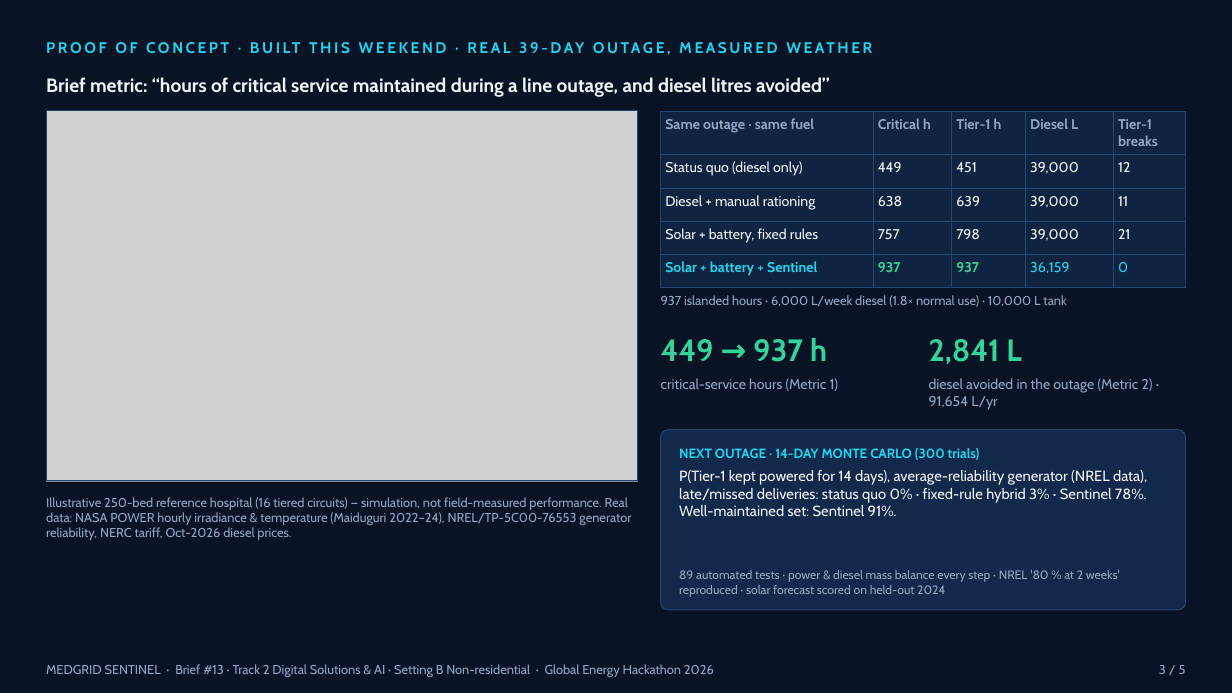
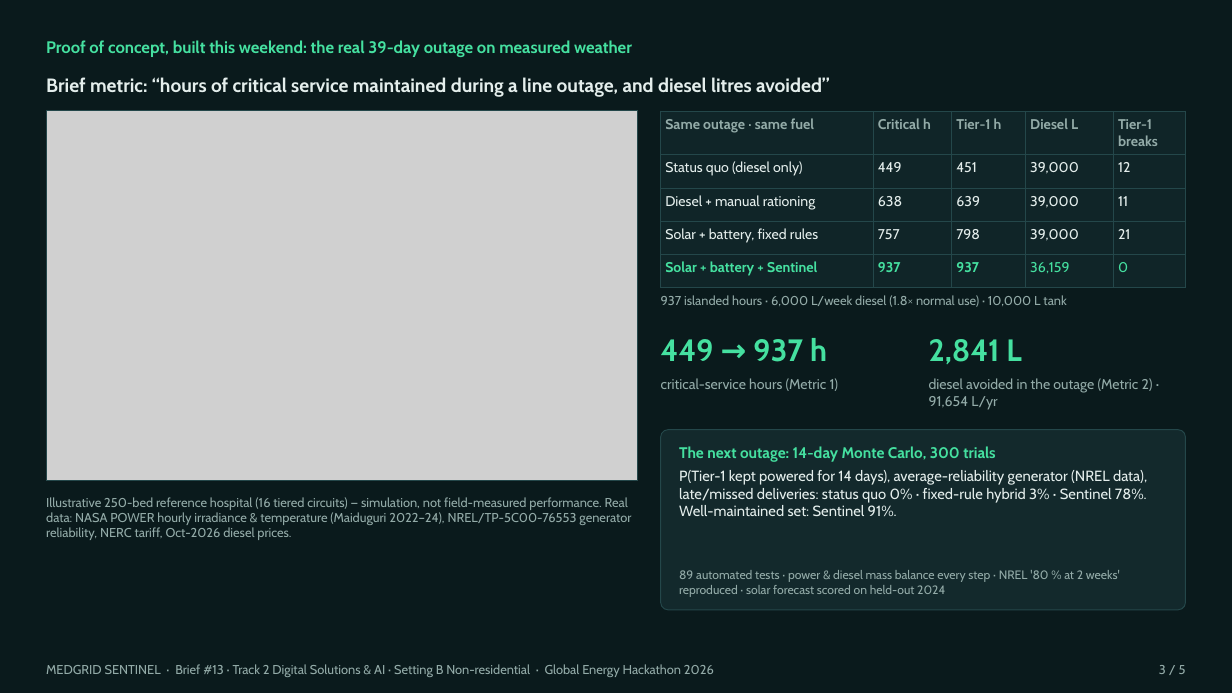
Before and after one commit to Jae3y/medgrid-sentinel, a slide deck: slide 3 of submission/MedGrid_Sentinel_Pitch_Deck.pptx. Drawn at 1232x693 pixels with LibreOffice and Linux fonts; fonts in the diff are those of the drawing; grey boxes stand for pictures. Boxes give left, top, right and bottom in pixels: in the first picture for what was removed or moved away, otherwise in the second. Text is boxed around its words. In the diff, an @@ line names an element or a change of style, - is before the commit and + after.

```diff
--- a/submission/MedGrid_Sentinel_Pitch_Deck.pptx
+++ b/submission/MedGrid_Sentinel_Pitch_Deck.pptx
@@ background #081426 to #0A1A1C @@
@@ text at (46,40,632,57): text changed; size 12 to 13 pt; text colour #22D3EE to #45E0A0 @@
-PROOF OF CONCEPT · BUILT THIS WEEKEND · REAL 39-DAY OUTAGE, MEASURED WEATHER
+Proof of concept, built this weekend: the real 39-day outage on measured weather
@@ rectangle at (46,111,638,481): outline #24466E 0.75 pt to #24474A 0.75 pt @@
@@ table at (661,111,1186,280) @@
@@ fill #0F2440 to #102528 in 25 cells @@
@@ text colour #93A6BF to #93ABA8 in "Same outage · same fuel", "Critical h", "Tier-1 h", "Diesel L" and 1 more places @@
@@ text colour #F1F5F9 to #E4EEEC in "Status quo (diesel only)", "449", "451", "39,000" and 11 more places @@
@@ text colour #22D3EE to #45E0A0 in "Solar + battery + Sentinel", "36,159", "0" @@
@@ text colour #34D399 to #45E0A0 in "937", "937" @@
@@ borders changed @@
@@ text "449 → 937 h" at (661,338,827,362): text colour #34D399 to #45E0A0 @@
@@ text "2,841 L" at (929,339,1021,364): text colour #34D399 to #45E0A0 @@
@@ rounded rectangle at (661,430,1186,610): fill #12294B to #13292C; outline #24466E 0.75 pt to #24474A 0.75 pt @@
@@ text at (679,446,995,462): text changed; size 10.5 to 12 pt; text colour #22D3EE to #45E0A0 @@
-NEXT OUTAGE · 14-DAY MONTE CARLO (300 trials)
+The next outage: 14-day Monte Carlo, 300 trials
@@ text "P(Tier-1 kept powered for 14 ..." at (679,470,1147,516): text colour #F1F5F9 to #E4EEEC @@
@@ text colour #93A6BF to #93ABA8 in 7 elements at (46,664,714,677), (1159,665,1186,674), (661,295,1066,307), (661,378,839,391), (929,378,1153,410), (679,570,1120,597), (46,497,631,540) @@
```
Also in this commit, not shown: 4 other slides changed, 13 other files.
